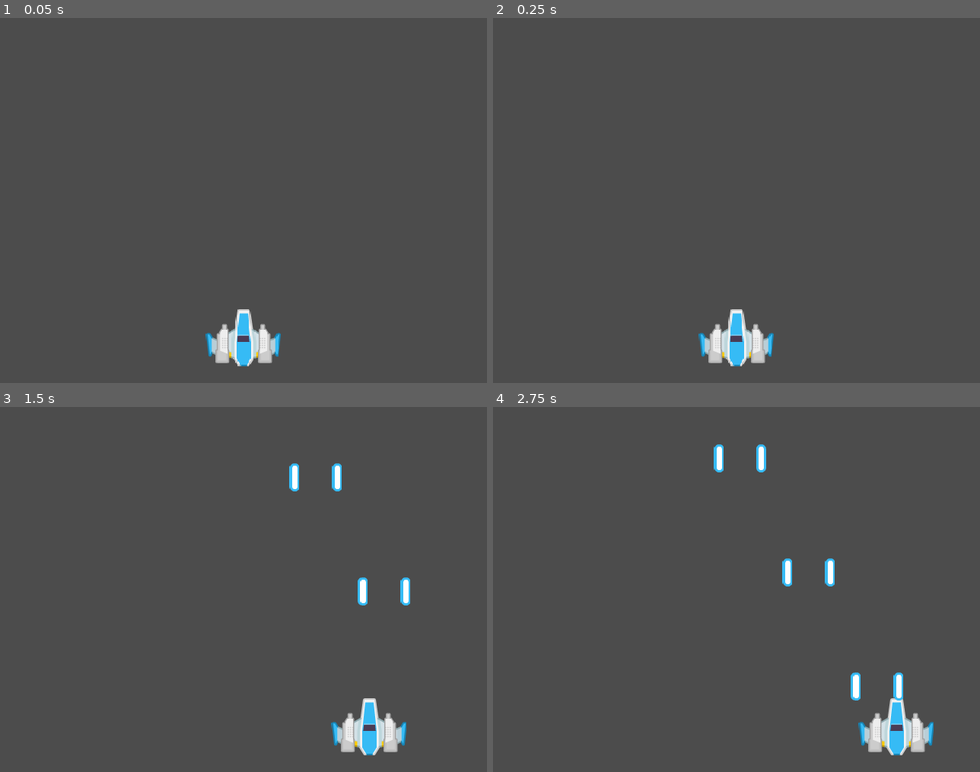
Above: before the commit, frames 1-4 (two rows, left to right).
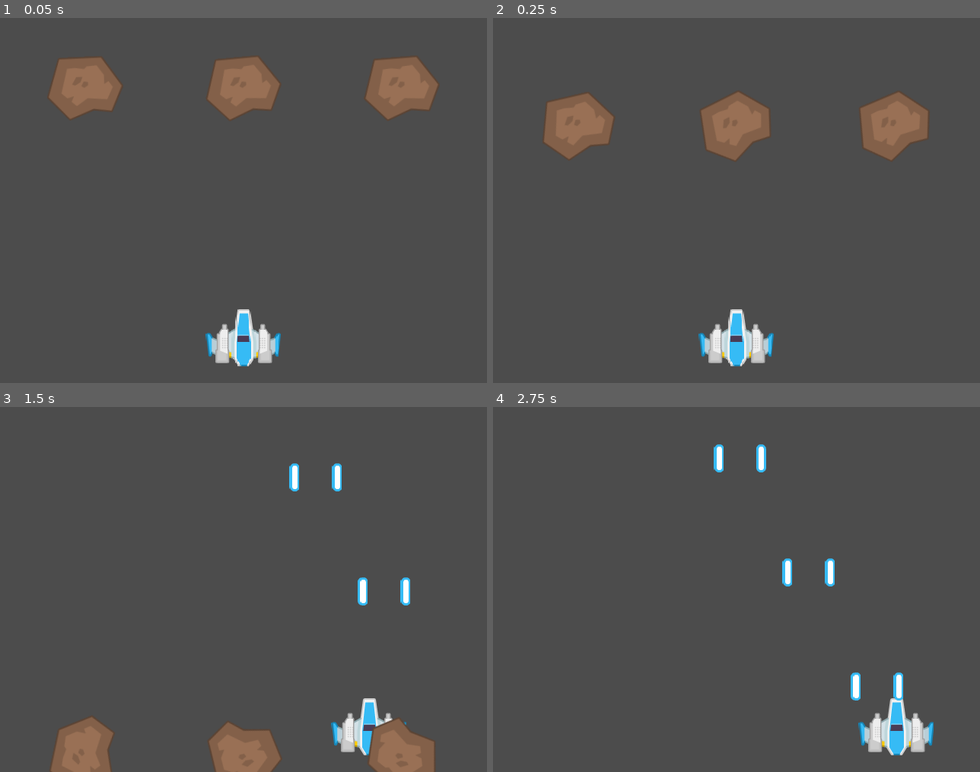
Above: after the commit, the same moments.

Repository: h3rd7/MySpaceShooter
Game: Godot game, scene res://scenes/main.tscn
The game is run twice, just before and just after one commit, with the same random seed, the same clock (stepped at 60 frames per second) and the same inputs.
Inputs:
- Up to frame 1 (0.05 s): no input
- Up to frame 2 (0.25 s): no input
- Up to frame 3 (1.5 s): hold Right (right_) 0.53-1.28 s; hold Up (shot_) 0.53-1.28 s; hold Left (left_) from 1.28 s (still down); tap Up (shot_) at 1.35 s
- Up to frame 4 (2.75 s): release Left (left_) at 2.03 s; hold Right (right_) from 2.03 s (still down); hold Up (shot_) from 2.03 s (still down)

The runs differ from the first frame. In frame 1, 5.5% of the frame differs, in the area x 9-90%, y 10-28%; in frame 2, 5.5%, in the area x 10-90%, y 20-39%; in frame 3, 4.6%; in frame 4, nothing differs.

Commit message:
adding meteor

Diff:
--- a/scenes/main.tscn
+++ b/scenes/main.tscn
@@ -1,8 +1,18 @@
-[gd_scene load_steps=2 format=2]
+[gd_scene load_steps=3 format=2]
 
 [ext_resource path="res://scenes/spaceship.tscn" type="PackedScene" id=1]
+[ext_resource path="res://scenes/meteor.tscn" type="PackedScene" id=2]
 
 [node name="main" type="Node"]
 
 [node name="spaceship" parent="." instance=ExtResource( 1 )]
 position = Vector2( 320, 420 )
+
+[node name="meteor" parent="." instance=ExtResource( 2 )]
+position = Vector2( 112, 80 )
+
+[node name="meteor2" parent="." instance=ExtResource( 2 )]
+position = Vector2( 320, 80 )
+
+[node name="meteor3" parent="." instance=ExtResource( 2 )]
+position = Vector2( 528, 80 )
--- /dev/null
+++ b/scenes/meteor.tscn
@@ -0,0 +1,10 @@
+[gd_scene load_steps=3 format=2]
+
+[ext_resource path="res://scripts/meteor.gd" type="Script" id=1]
+[ext_resource path="res://sprites/Meteors/meteorBrown_big1.png" type="Texture" id=2]
+
+[node name="meteor" type="Node2D"]
+script = ExtResource( 1 )
+
+[node name="sprite" type="Sprite" parent="."]
+texture = ExtResource( 2 )
--- /dev/null
+++ b/scripts/meteor.gd
@@ -0,0 +1,13 @@
+extends Node2D
+
+var vel = 250
+var rot = 0 # rotation
+
+func _ready():
+	randomize()
+	set_process(true)
+	rot = rand_range(-2, 2)
+
+func _process(delta):
+	set_position(get_position() + Vector2(0, 1) * vel * delta)
+	rotate(rot * delta)
